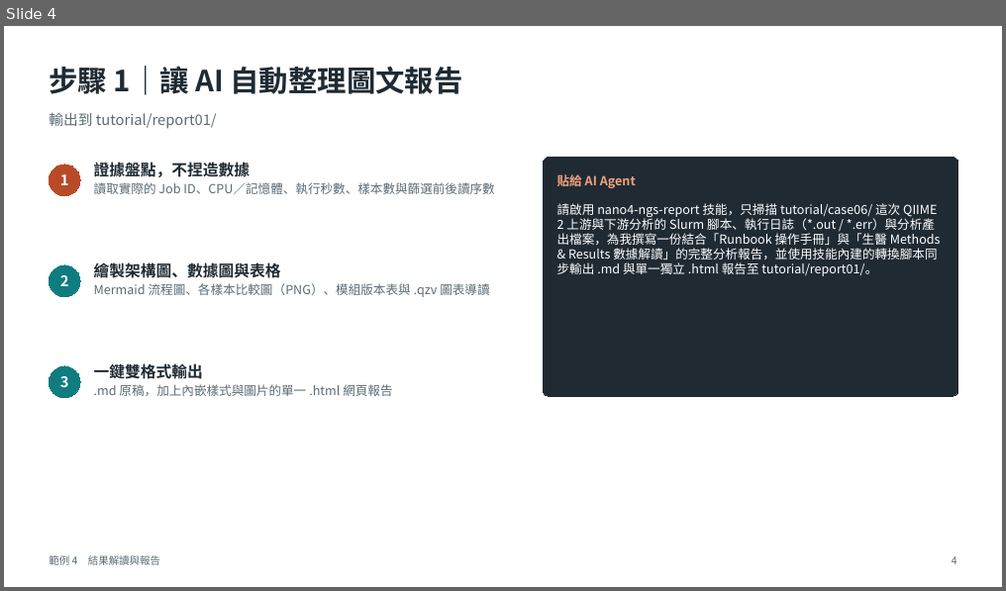
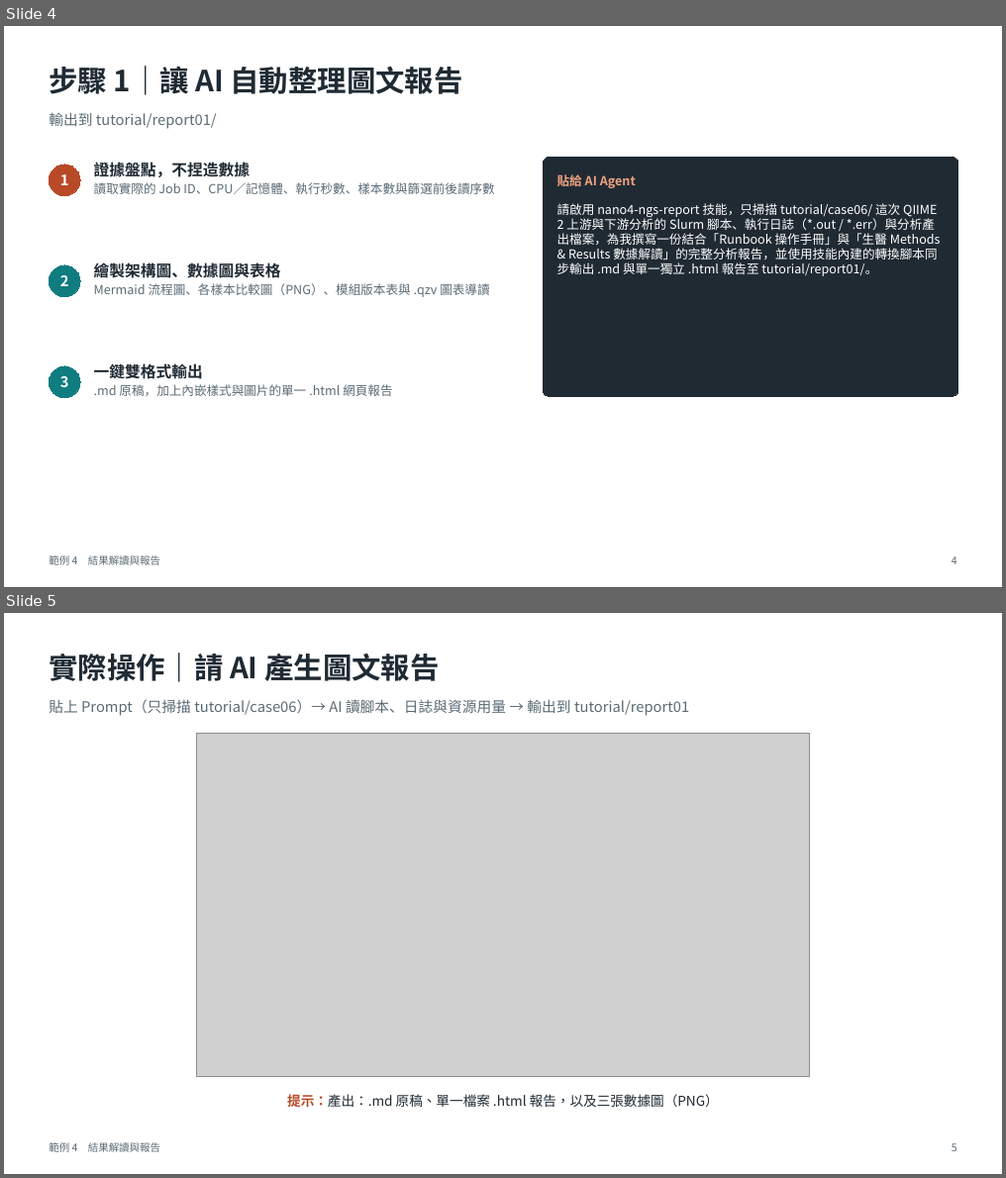
Before and after one commit to gemini960114/nano4-ngs-slurm-skill, a slide deck: PPTX/4_結果解讀與圖文報告.pptx. Shown one above the other, each under a label of ours: slide 4 before the commit, slides 4 and 5 after it. The pictures are 1006x591 and 1006x1178 pixels, drawn with LibreOffice and Linux fonts; fonts in the diff are those of the drawing; grey boxes stand for pictures. Boxes give left, top, right and bottom in pixels: in the first picture for what was removed or moved away, otherwise in the second. Text is boxed around its words. In the diff, an @@ line names an element or a change of style, - is before the commit and + after.

```diff
--- a/PPTX/4_結果解讀與圖文報告.pptx
+++ b/PPTX/4_結果解讀與圖文報告.pptx
@@ slide 5 added at bbox=[4, 613, 1002, 1174], background #FFFFFF @@
@@ text added at bbox=[49, 653, 439, 682], 28 pt, text #1F2A33, bold @@
+實際操作｜請 AI 產生圖文報告
@@ text added at bbox=[49, 699, 689, 716], 14 pt, text #5B6B75 @@
+貼上 Prompt（只掃描 tutorial/case06）→ AI 讀腳本、日誌與資源用量 → 輸出到 tutorial/report01
@@ picture added at bbox=[197, 733, 810, 1077] @@
@@ text added at bbox=[287, 1094, 719, 1108], 13 pt, text #1F2A33 @@
+提示：產出：.md 原稿、單一檔案 .html 報告，以及三張數據圖（PNG）
@@ text added at bbox=[49, 1143, 160, 1153], 10 pt, text #5B6B75 @@
+範例 4 結果解讀與報告
@@ text added at bbox=[951, 1144, 957, 1152], 10 pt, text #5B6B75 @@
+5
```
Also in this commit, not shown: 5 slides changed, 5 other slides added, 4 other files.
